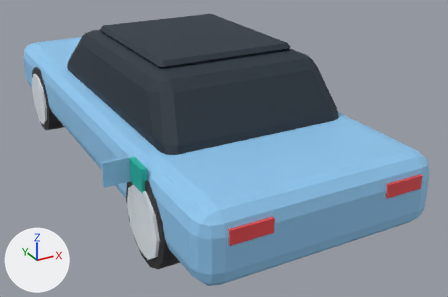
What one commit did to the Blender file assets-src/blender/sedan.blend.
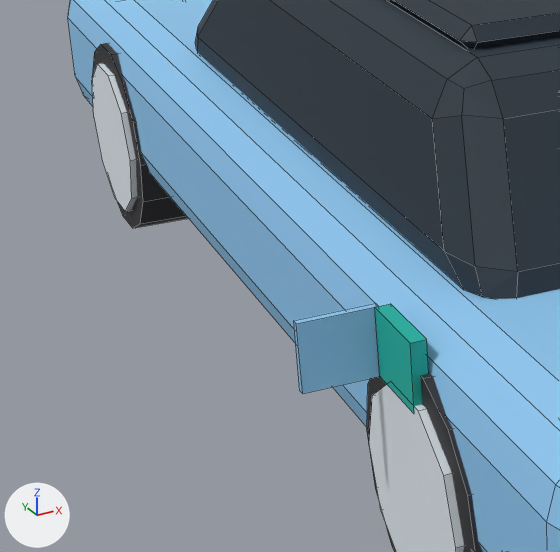
Each version appears first whole from a camera (50 mm lens) standing at (-2.24, -4.96, 2.51) and looking at (0.26, -0.41, 0.23), and next in a close-up on the part from 0% to 43% of the width and 17% to 82% of the height. Every picture has the same lights, and +X, +Y and +Z are marked at lower left. The first two pictures are the older version. The close-ups show mesh edges as thin lines.

The first close-up shows 'sedan'.
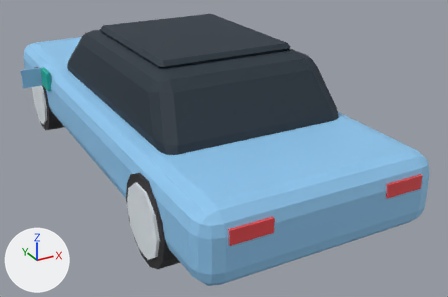
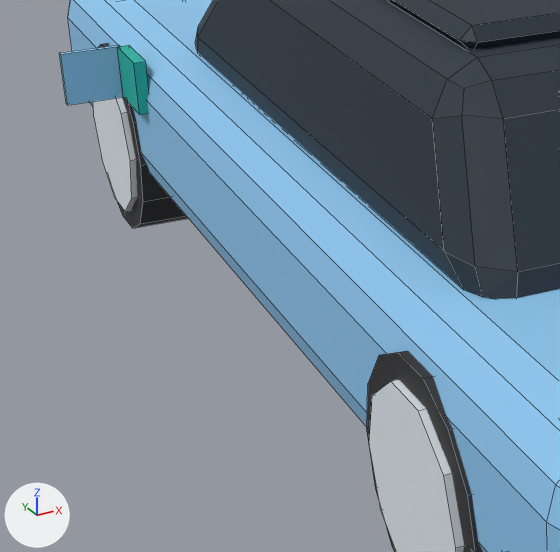
What differs and where, as boxes (x1, y1, x2, y2) in the close-ups (560 x 552 px; the box of a moved part takes in the faces that stretch with it):
'sedan', reshaped
    before: (68, 0, 560, 552)
    after: (59, 0, 560, 552)
part 1 of me_sedan, moved or reshaped
    before: (375, 304, 429, 413)
    after: (117, 45, 149, 115)
part 2 of me_sedan, moved or reshaped
    before: (294, 303, 379, 394)
    after: (59, 45, 123, 105)

The change, as a list of edits to the scene's bpy script:
```text
Change me_sedan:
    where me_sedan.from_pydata(...)  # 448 vertices, 342 faces; spans x -1.14..0.96, y -2.31..2.31, z -0.49..0.8
    used by ob_sedan; location = (0.0, 0.0, 0.5)
    me_sedan part 1: the loose piece of 8 vertices spanning x -0.95..-0.92, y -1.51..-1.29, z 0.08..0.26 is moved by (0.0, 2.45, 0.0)
    me_sedan part 2: the loose piece of 8 vertices spanning x -1.14..-0.94, y -1.29..-1.27, z 0.08..0.26 is moved by (0.0, 2.45, 0.0)
```
